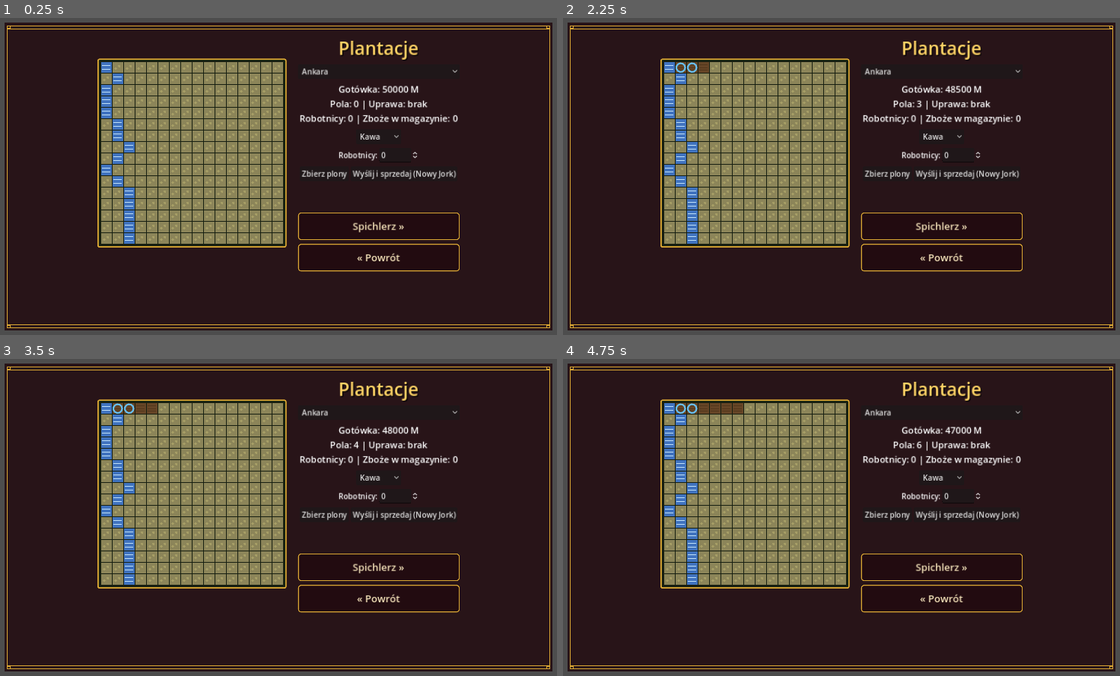
Above: before the commit, frames 1-4 (two rows, left to right).
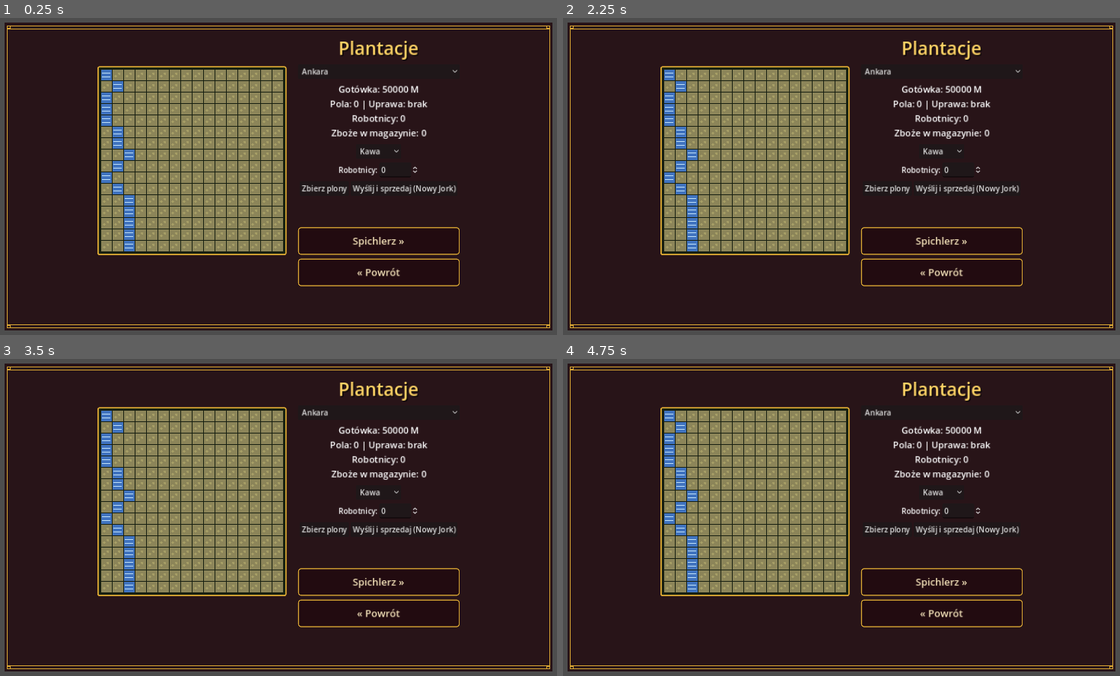
Above: after the commit, the same moments.

Repository: cinekm20/the-forger-retro-tycoon
Game: Godot game, scene res://scenes/plantation/Plantation.tscn
Same seed, same stepped clock (60 frames per second), same inputs: the game is played once before the commit and once after it. This scene is started directly instead of the project's main scene.
Inputs (mouse positions are in pixels of both pictures, inside the frame that each line leads up to):
- Up to frame 1 (0.25 s): no input
- Up to frame 2 (2.25 s): click (679, 68) at 0.52 s; click (691, 68) at 1.27 s; click (702, 68) at 2.02 s
- Up to frame 3 (3.5 s): click (150, 409) at 2.77 s
- Up to frame 4 (4.75 s): click (724, 409) at 3.52 s; click (735, 409) at 4.27 s

The runs differ from the first frame. In frame 1, 9.7% of the frame differs, in the area x 17-83%, y 12-85%; in frame 2, 9.8%; in frame 3, 9.8%; in frame 4, 9.8%.

Commit message:
Rozdziel Robotnicy/Zboże na osobne wiersze — naprawia skok przy zmianie robotników
"Robotnicy: %d | Zboże w magazynie: %d" w jednej linii mogło przekroczyć
zarezerwowaną szerokość przy dużych liczbach (np. 500 robotników + spory
zapas), wywołując dodatkowe zawinięcie i przesuwając resztę kolumny —
ten sam problem co poprzednio z nazwą uprawy, tym razem przy liczbach.
Rozdzielono na dwa osobne wiersze (4 łącznie zamiast 3) i zwiększono
zarezerwowaną wysokość etykiety.

Diff:
--- a/game/scenes/plantation/Plantation.gd
+++ b/game/scenes/plantation/Plantation.gd
@@ -53,11 +53,11 @@
 	info_label.horizontal_alignment = HORIZONTAL_ALIGNMENT_CENTER
 	info_label.autowrap_mode = TextServer.AUTOWRAP_WORD
 	info_label.add_theme_font_size_override("font_size", 19)
-	## custom_minimum_size.y: rezerwuje miejsce na zawsze DOKŁADNIE 3 wiersze
+	## custom_minimum_size.y: rezerwuje miejsce na zawsze DOKŁADNIE 4 wiersze
 	## (patrz _update_info) — bez tego wysokość zależałaby od aktualnej
 	## treści i przesuwałaby resztę kolumny przy każdej zmianie (patrz
 	## komentarz przy _update_info).
-	info_label.custom_minimum_size = Vector2(340, 75)
+	info_label.custom_minimum_size = Vector2(340, 100)
 	right_column.add_child(info_label)
 
 	## Siatka 16x16 (256 pól) w oprawionej ramce, jak w oryginale (zrzut
@@ -234,20 +234,24 @@
 	_update_info()
 
 
-## Trzy KRÓTKIE, stałe wiersze (każdy z osobna zawsze mieści się w
-## custom_minimum_size.x bez zawijania) zamiast jednego długiego zdania z
-## autowrap — długość samego tekstu (np. nazwy uprawy: "Kawa" vs "Herbata")
-## zmieniała wtedy liczbę zawiniętych linii, więc wysokość etykiety się
-## zmieniała, a to przesuwało wszystko poniżej niej w tej samej kolumnie
-## (zgłoszone przez użytkownika: "cały czas skacze ekran" przy zmianie
-## uprawy). Przy stałej liczbie wierszy wysokość jest zawsze taka sama,
-## niezależnie od wartości.
+## CZTERY krótkie, stałe wiersze (każdy z osobna, sam jeden, zawsze mieści
+## się w custom_minimum_size.x bez zawijania) zamiast jednego długiego
+## zdania z autowrap — długość samej TREŚCI zmieniała liczbę zawiniętych
+## linii (np. nazwa uprawy: "Kawa" vs "Herbata", albo duża liczba
+## robotników/zapasów), więc wysokość etykiety się zmieniała i przesuwała
+## wszystko poniżej niej w tej samej kolumnie (zgłoszone przez użytkownika:
+## najpierw przy zmianie uprawy, potem — bo "Robotnicy: %d | Zboże w
+## magazynie: %d" połączone w jednej linii i tak potrafiło przekroczyć
+## szerokość przy dużych liczbach — przy zmianie liczby robotników).
+## Robotnicy i zapasy mają teraz OSOBNE wiersze, żeby żadna z tych dwóch
+## rosnących liczb nie musiała dzielić linii z drugą, ryzykując zawinięcie.
 func _update_info() -> void:
 	var plantation: Dictionary = PlayerPlantations.plantations[plantation_index]
 	var crop: String = plantation["crop"]
 	var crop_name: String = Crops.CROP_NAMES.get(crop, tr("brak")) if crop != "" else tr("brak")
-	info_label.text = "%s\n%s\n%s" % [
+	info_label.text = "%s\n%s\n%s\n%s" % [
 		tr("Gotówka: %.0f M") % Economy.player_money,
 		tr("Pola: %d | Uprawa: %s") % [PlayerPlantations.get_owned_tile_count(plantation_index), crop_name],
-		tr("Robotnicy: %d | Zboże w magazynie: %d") % [int(plantation["workers"]), plantation["stored_goods"]],
+		tr("Robotnicy: %d") % int(plantation["workers"]),
+		tr("Zboże w magazynie: %d") % plantation["stored_goods"],
 	]
--- a/game/translations/ui.csv
+++ b/game/translations/ui.csv
@@ -200,4 +200,5 @@
 Brak zapasów do sprzedania: %s.,No stock to sell: %s.,Kein Bestand zum Verkauf: %s.
 %d szt. — %.1f M/szt.,%d units — %.1f M/unit,%d Einheiten — %.1f M/Einheit
 Pola: %d | Uprawa: %s,Fields: %d | Crop: %s,Felder: %d | Anbau: %s
-Robotnicy: %d | Zboże w magazynie: %d,Workers: %d | Stored crop: %d,Arbeiter: %d | Lagerbestand: %d
+Robotnicy: %d,Workers: %d,Arbeiter: %d
+Zboże w magazynie: %d,Stored crop: %d,Lagerbestand: %d
